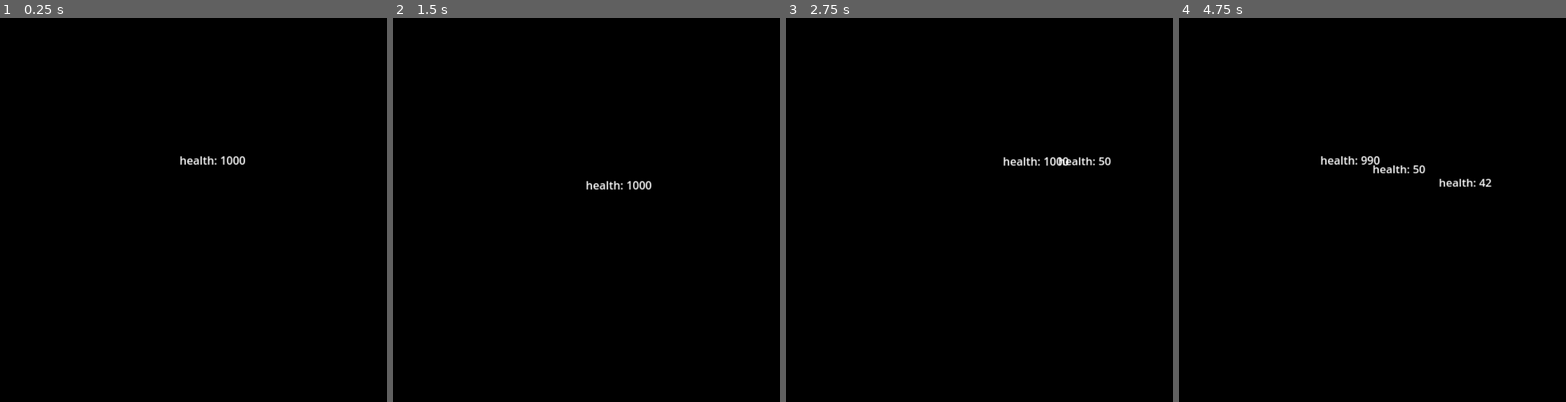
Above: before the commit, frames 1-4 (left to right).
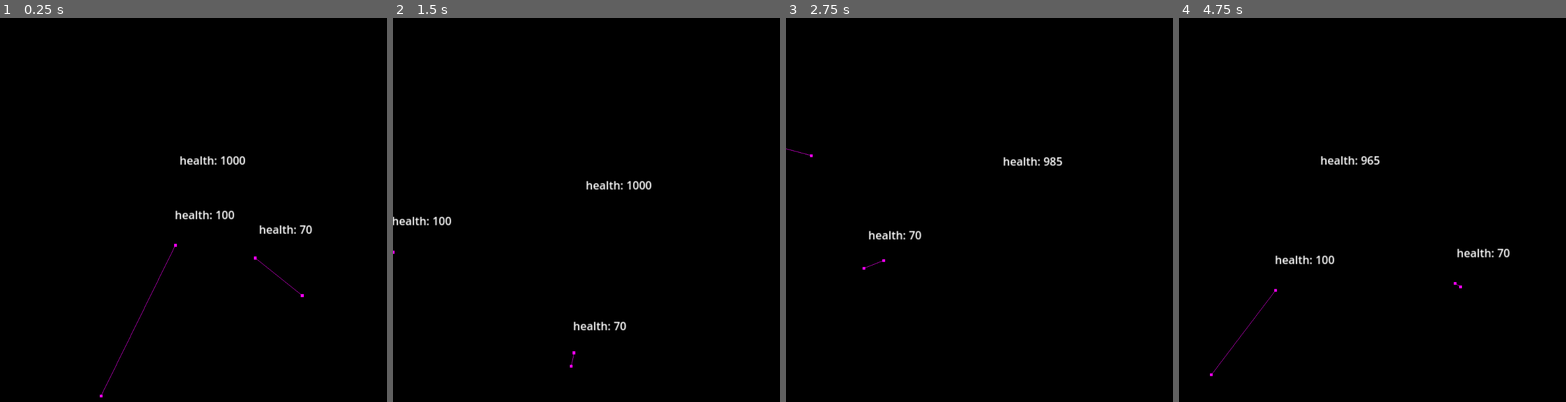
Above: after the commit, the same moments.

Repository: xxxxx-community/TheAihopGG-godot-wild-jam-80
Game: Godot game, scene res://scenes/objects/world/world.tscn
Two runs of this game, one before a commit and one after it. Both use one fixed random seed, a clock stepped at 60 frames per second and the inputs below.
Inputs (mouse positions are in pixels of both pictures, inside the frame that each line leads up to):
- Up to frame 1 (0.25 s): no input
- Up to frame 2 (1.5 s): move the mouse to (671, 190) at 0.52 s; hold D (move_right) 0.53-1.28 s; click (671, 190) at 0.6 s; move the mouse to (509, 229) at 1.27 s; hold Down (move_down) from 1.28 s (still down); tap 1 (select_weapon_1) at 1.35 s
- Up to frame 3 (2.75 s): click (902, 229) at 1.55 s; move the mouse to (1018, 121) at 2.02 s; release Down (move_down) at 2.03 s; hold D (move_right) from 2.03 s (still down); tap 2 (select_weapon_2) at 2.1 s; click (1018, 121) at 2.3 s
- Up to frame 4 (4.75 s): move the mouse to (1353, 286) at 2.77 s; release D (move_right) at 2.78 s; hold Up (move_up) 2.78-3.53 s; tap 3 (select_weapon_3) at 2.85 s; click (1353, 286) at 3.05 s; move the mouse to (1488, 267) at 3.52 s; hold A (move_left) from 3.53 s (still down); click (1488, 267) at 3.6 s; move the mouse to (1256, 152) at 4.27 s; click (1256, 152) at 4.35 s

The runs differ from the first frame. In frame 1, 0.5% of the frame differs, in the area x 25-81%, y 50-99%; in frame 2, 0.4%; in frame 3, 0.5%; in frame 4, 0.9%, in the area x 8-86%, y 35-94%.

Commit message:
feat: target health replenishing

Diff:
--- a/scenes/characters/enemies/circle_enemy/circle_enemy.tscn
+++ b/scenes/characters/enemies/circle_enemy/circle_enemy.tscn
@@ -15,11 +15,11 @@
 shoot_time = 1.0
 min_distance_to_target = 300.0
 collide_damage_duration = 1.0
+recoverable_target_health = 30
 character_name = "Circle"
 speed = 50.0
 health = 100
 max_health = 100
-invulnerability_time = 0.0
 
 [node name="CollisionShape2D" parent="." index="1"]
 shape = SubResource("CircleShape2D_d34tg")
--- a/scenes/characters/enemies/enemy/enemy.gd
+++ b/scenes/characters/enemies/enemy/enemy.gd
@@ -5,6 +5,7 @@
 @export var collide_damage: int
 @export var collide_damage_duration: float
 @export var enemy_type: GlobalVars.enemy_types = GlobalVars.enemy_types.JUNIOR
+@export var recoverable_target_health: int
 
 @onready var collide_damage_timer = get_node("%CollideDamageTimer")
 @onready var attack_area: Area2D = get_node("%AttackArea")
@@ -30,3 +31,6 @@
 func _on_attack_area_body_exited(body: Node2D) -> void:
 	if is_target(body):
 		total_target = null
+
+func _on_health_component_died() -> void:
+	target.health_component._replenish_health(recoverable_target_health)
--- a/scenes/characters/enemies/enemy/enemy.tscn
+++ b/scenes/characters/enemies/enemy/enemy.tscn
@@ -10,6 +10,7 @@
 collide_damage = 10
 collide_damage_duration = 2.0
 enemy_type = 1
+recoverable_target_health = 0
 character_name = "Enemy"
 speed = 100.0
 invulnerability_time = 0.05
@@ -37,5 +38,6 @@
 debug_color = Color(0.608941, 0.539551, 0, 0.42)
 
 [connection signal="timeout" from="Timers/CollideDamageTimer" to="." method="_on_collide_damage_timer_timeout"]
+[connection signal="died" from="Components/HealthComponent" to="." method="_on_health_component_died"]
 [connection signal="body_entered" from="AttackArea" to="." method="_on_attack_area_body_entered"]
 [connection signal="body_exited" from="AttackArea" to="." method="_on_attack_area_body_exited"]
--- a/scenes/characters/enemies/square_enemy/square_enemy.gd
+++ b/scenes/characters/enemies/square_enemy/square_enemy.gd
@@ -1,6 +1,7 @@
 extends Enemy
 
 @export var shoot_duration: float
+@export var min_distance_to_target: float
 
 @onready var shoot_timer: Timer = get_node("%ShootTimer")
 @onready var square_enemy_weapon: Weapon = get_node("%SquareEnemyWeapon")
@@ -10,19 +11,16 @@
 
 func _ready():
 	super._ready()
+	shoot_timer.wait_time = shoot_duration
 	navigation_agent.debug_enabled = GlobalVars.debug_is_enabled
 	shoot_timer.start(shoot_duration)
 
 func _process(delta):
-	navigation_agent.target_position = target.global_position
+	navigation_agent.target_position = (target.global_position - global_position).normalized() * -min_distance_to_target + target.global_position
 	next_path_position = navigation_agent.get_next_path_position()
 	move_direction = (next_path_position - global_position).normalized()
+
 	super._process(delta)
 
 func _on_shoot_timer_timeout() -> void:
 	square_enemy_weapon._shoot(target.global_position - global_position, ["player"])
-
-
-func _on_navigation_agent_2d_velocity_computed(safe_velocity: Vector2) -> void:
-	velocity = safe_velocity
-	move_and_slide()
--- a/scenes/characters/enemies/square_enemy/square_enemy.tscn
+++ b/scenes/characters/enemies/square_enemy/square_enemy.tscn
@@ -13,11 +13,13 @@
 [node name="SquareEnemy" instance=ExtResource("1_7b5ba")]
 script = ExtResource("2_ke3jm")
 shoot_duration = 0.5
+min_distance_to_target = 200.0
 collide_damage = 15
+recoverable_target_health = 20
 character_name = "Square"
 speed = 200.0
-health = 100
-max_health = 100
+health = 70
+max_health = 70
 
 [node name="CollisionShape2D" parent="." index="1"]
 shape = SubResource("RectangleShape2D_qlr2w")
@@ -43,4 +45,3 @@
 debug_path_custom_color = Color(1, 0, 1, 1)
 
 [connection signal="timeout" from="Timers/ShootTimer" to="." method="_on_shoot_timer_timeout"]
-[connection signal="velocity_computed" from="NavigationAgent2D" to="." method="_on_navigation_agent_2d_velocity_computed"]
--- a/scenes/characters/enemies/triangle_enemy/triangle_enemy.tscn
+++ b/scenes/characters/enemies/triangle_enemy/triangle_enemy.tscn
@@ -13,11 +13,11 @@
 collision_mask = 4
 script = ExtResource("2_wiw6w")
 collide_damage_duration = 3.0
+recoverable_target_health = 10
 character_name = "Triangle"
 speed = 200.0
-health = 50
-max_health = 50
-invulnerability_time = 0.05
+health = 40
+max_health = 40
 
 [node name="CollisionShape2D" parent="." index="1"]
 shape = SubResource("RectangleShape2D_wiw6w")
--- a/scenes/objects/world/world.tscn
+++ b/scenes/objects/world/world.tscn
@@ -1,10 +1,12 @@
-[gd_scene load_steps=7 format=3 uid="uid://osff4b4kntj4"]
+[gd_scene load_steps=9 format=3 uid="uid://osff4b4kntj4"]
 
 [ext_resource type="Script" uid="uid://8n87xxfrg1wu" path="res://scenes/objects/world/world.gd" id="1_gmxm5"]
 [ext_resource type="PackedScene" uid="uid://5bh1m3ruoeml" path="res://scenes/objects/world_borders/world_borders.tscn" id="3_3kq53"]
 [ext_resource type="PackedScene" uid="uid://dy3tbnu1cbd80" path="res://scenes/characters/player/player.tscn" id="3_neq0c"]
+[ext_resource type="PackedScene" uid="uid://bwulfswkp185v" path="res://scenes/characters/enemies/square_enemy/square_enemy.tscn" id="4_24dl5"]
 [ext_resource type="PackedScene" uid="uid://bem6p33d82dyc" path="res://scenes/components/enemy_spawner_component/enemy_spawner_component.tscn" id="5_24dl5"]
 [ext_resource type="PackedScene" uid="uid://bq8cy6u6t1pck" path="res://scenes/components/chaos_value_enlarger/chaos_value_enlarger_component.tscn" id="5_a5r84"]
+[ext_resource type="PackedScene" uid="uid://bq50sj2kb3qjx" path="res://scenes/characters/enemies/circle_enemy/circle_enemy.tscn" id="5_tg776"]
 
 [sub_resource type="NavigationPolygon" id="NavigationPolygon_neq0c"]
 vertices = PackedVector2Array(1142, 694, -1014.05, 694, -1021.95, -894.25, 1142, -949.727)
@@ -26,6 +28,12 @@
 health = 1000
 max_health = 1000
 
+[node name="SquareEnemy" parent="Characters" node_paths=PackedStringArray("target") instance=ExtResource("4_24dl5")]
+target = NodePath("../Player")
+
+[node name="CircleEnemy" parent="Characters" node_paths=PackedStringArray("target") instance=ExtResource("5_tg776")]
+target = NodePath("../Player")
+
 [node name="NavigationRegion2D" type="NavigationRegion2D" parent="."]
 visible = false
 navigation_polygon = SubResource("NavigationPolygon_neq0c")
@@ -37,3 +45,4 @@
 
 [node name="EnemySpawnerComponent" parent="Components" node_paths=PackedStringArray("enemy_container_node") instance=ExtResource("5_24dl5")]
 enemy_container_node = NodePath("../../Characters")
+spawn_waves_is_enabled = false
--- a/scenes/singletones/global_vars/global_vars.gd
+++ b/scenes/singletones/global_vars/global_vars.gd
@@ -4,7 +4,7 @@
 @onready var player: Player
 
 var chaos_value: int = 1
-var debug_is_enabled: bool = false
+var debug_is_enabled: bool = true
 
 class AnimationsNames:
 	static var death: String = "death"
